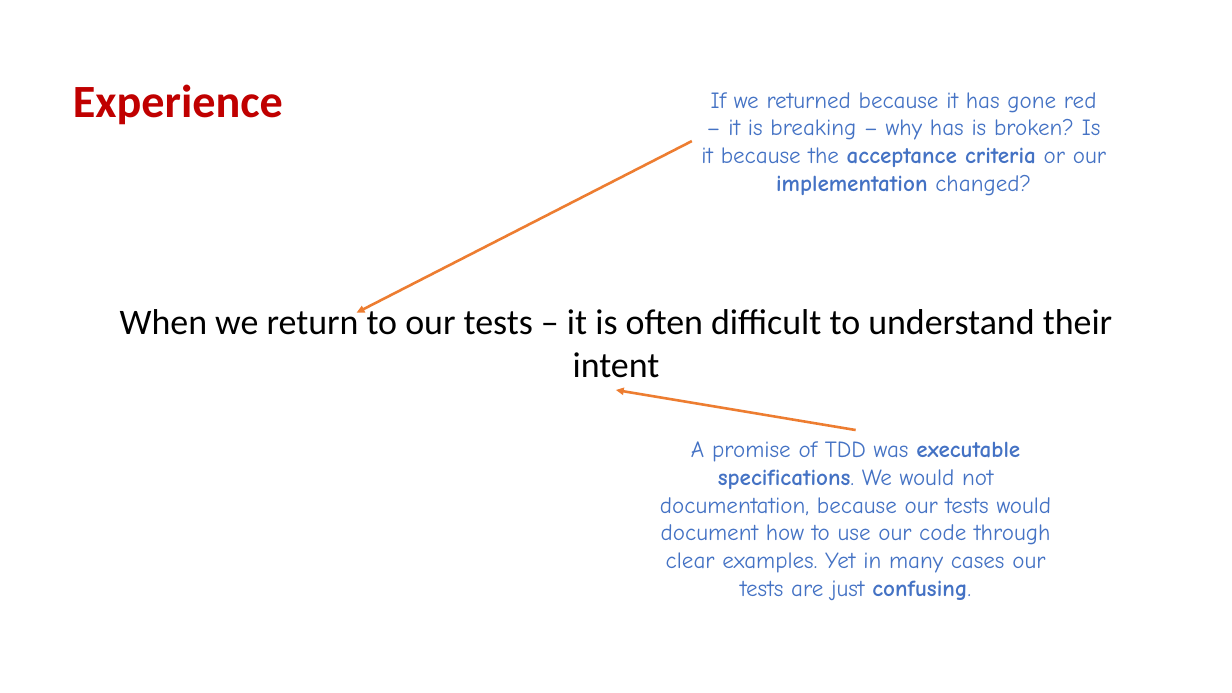
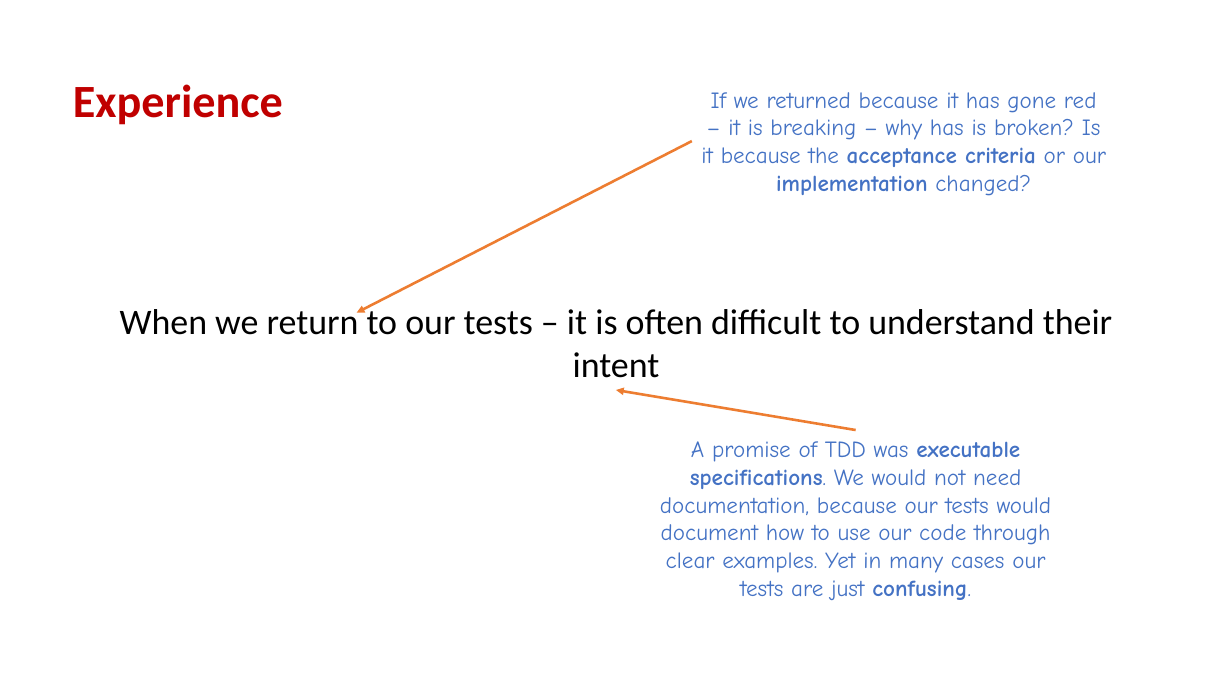
Before and after one commit to iancooper/Presentations, a slide deck: slide 22 of Kent Beck Style TDD - Seven Years After.pptx. Drawn at 1232x693 pixels with LibreOffice and Linux fonts; fonts in the diff are those of the drawing. Boxes give left, top, right and bottom in pixels: in the first picture for what was removed or moved away, otherwise in the second. Text is boxed around its words. In the diff, an @@ line names an element or a change of style, - is before the commit and + after.

```diff
--- a/Kent Beck Style TDD - Seven Years After.pptx
+++ b/Kent Beck Style TDD - Seven Years After.pptx
@@ text at (x1=660, y1=441, x2=1052, y2=600): text changed @@
-A promise of TDD was executable specifications. We would not documentation, because our tests would document how to use our code through clear examples. Yet in many cases our tests are just confusing.
+A promise of TDD was executable specifications. We would not need documentation, because our tests would document how to use our code through clear examples. Yet in many cases our tests are just confusing.
```
Also in this commit, not shown: 19 other slides changed, 7 slides removed, 1 other file.
